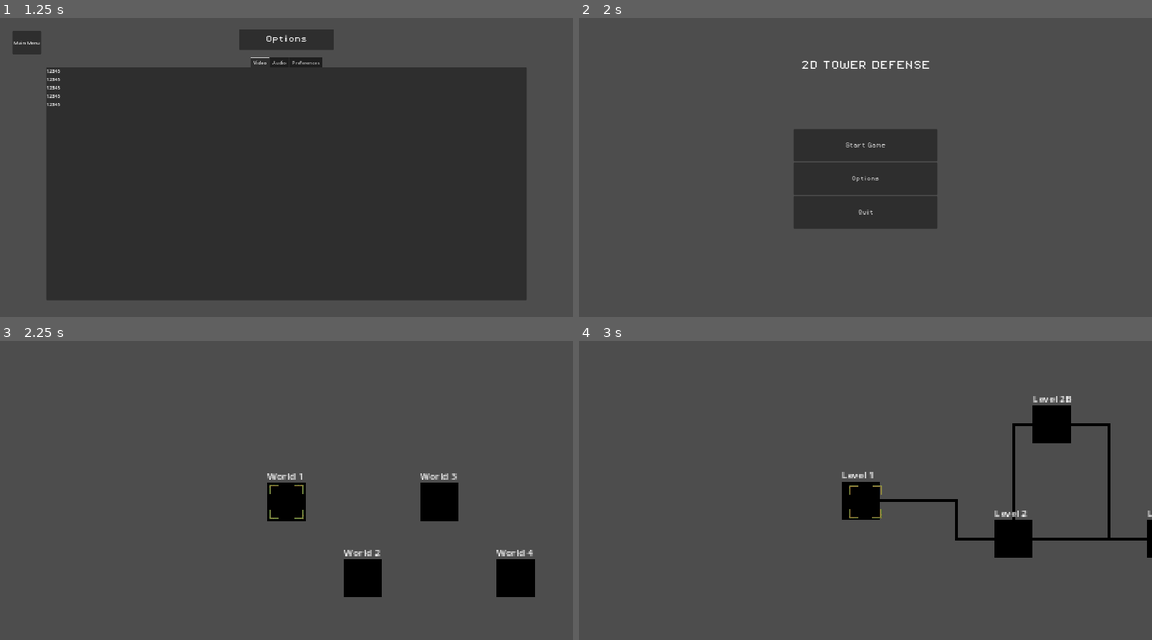
Above: before the commit, frames 1-4 (two rows, left to right).
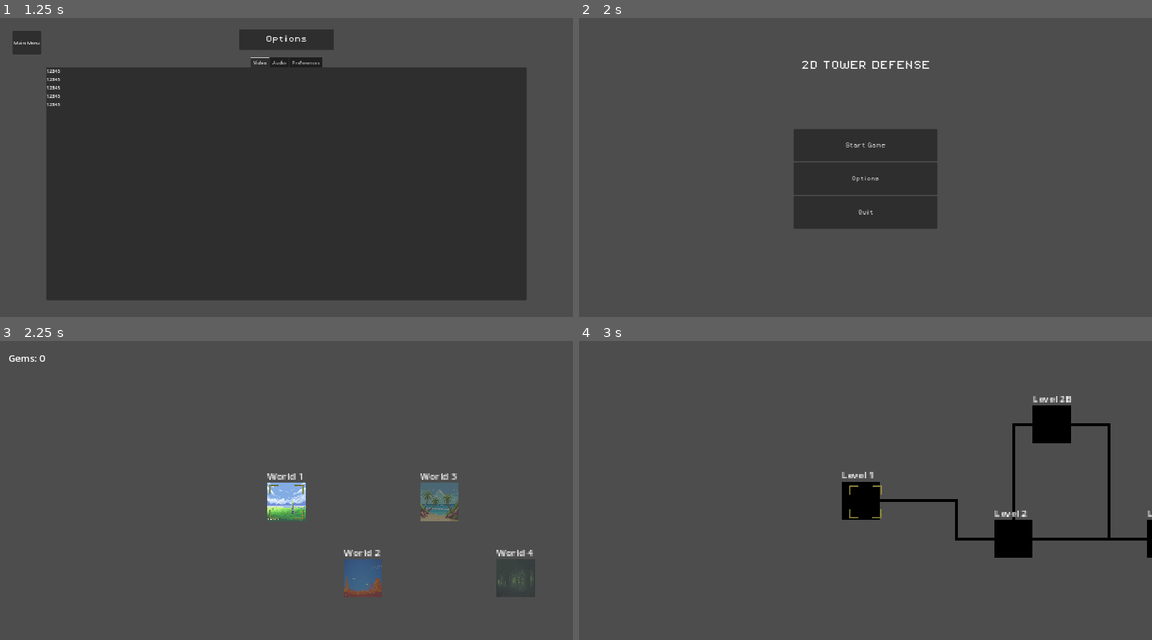
Above: after the commit, the same moments.

Repository: ConstantinBalan/2D_TowerDefense
Game: Godot game, scene res://Scenes/Levels/Menus/main_menu.tscn
The game is run twice, just before and just after one commit, with the same random seed, the same clock (stepped at 60 frames per second) and the same inputs.
Inputs (mouse positions are in pixels of both pictures, inside the frame that each line leads up to):
- Up to frame 1 (1.25 s): click "Options" at 0.5 s
- Up to frame 2 (2 s): click "Main Menu" at 1.25 s
- Up to frame 3 (2.25 s): click "Start Game" at 2 s
- Up to frame 4 (3 s): tap Enter (ui_accept) at 2.75 s; move the mouse to (991, 484) at 2.77 s; hold D (MoveRight) from 2.78 s (still down); hold Enter (ui_accept) from 2.78 s (still down); click (991, 484) at 2.92 s

Frames 1-2 are identical in both runs. In frame 3, 3.4% of the frame differs, in the area x 1-94%, y 4-86%; in frame 4, nothing differs.

Commit message:
Added world image placeholders, unlocked worlds

Diff:
--- a/Resources/game_state.gd
+++ b/Resources/game_state.gd
@@ -2,11 +2,11 @@
 class_name GameState
 
 @export var gems: int = 0
+@export var unlocked_worlds: Array[String] = ["Grass World"]
 @export var unlocked_levels: Array[String] = []
 @export var tower_levels: Dictionary = {}
 @export var garden_decorations: Array[Dictionary] = []
 @export var level_states: Dictionary = {}
-var save_path = "user://playersave.save"
 
 func save(path: String) -> void:
 	ResourceSaver.save(self, path)
--- a/Scenes/Levels/Menus/world_select.tscn
+++ b/Scenes/Levels/Menus/world_select.tscn
@@ -1,12 +1,17 @@
-[gd_scene load_steps=6 format=3 uid="uid://c1mwon8qr4iao"]
+[gd_scene load_steps=11 format=3 uid="uid://c1mwon8qr4iao"]
 
 [ext_resource type="Script" path="res://Scripts/Menu Scripts/world_select.gd" id="1_jn3wr"]
 [ext_resource type="PackedScene" uid="uid://b8lds5yvplfi1" path="res://Scenes/UI/world_icon.tscn" id="2_jxunp"]
+[ext_resource type="Texture2D" uid="uid://bub7jb2ipsxb2" path="res://Assets/ronald-van-egdom-grasslandsstudy.jpg" id="3_5m5wn"]
 [ext_resource type="PackedScene" uid="uid://dvlgkt7nf66at" path="res://Scenes/UI/player_icon.tscn" id="3_gcebl"]
 [ext_resource type="PackedScene" uid="uid://nimifdsegjbx" path="res://Scenes/Levels/Menus/grass_level_select.tscn" id="3_goxki"]
 [ext_resource type="PackedScene" uid="uid://bo70k0t7co67s" path="res://Scenes/Levels/Menus/desert_level_select.tscn" id="4_kmsyu"]
+[ext_resource type="Texture2D" uid="uid://bn8g81ib48axr" path="res://Assets/8fa7126910307.5a212a61b74ce.jpg" id="5_chnr3"]
+[ext_resource type="Texture2D" uid="uid://b0x76lghptq83" path="res://Assets/360_F_594308303_U3dFns8dItGAPtWF5GuYdO8GkoGyHCST.jpg" id="7_taor3"]
+[ext_resource type="Texture2D" uid="uid://36rsl1wueh1b" path="res://Assets/pixel-forest-study-v0-rjq8tvxntq3c1.webp" id="8_obehe"]
+[ext_resource type="Texture2D" uid="uid://damgw4bfilotc" path="res://Assets/1000_F_173792623_516juhwjkCCZJ9OyesyH7hf7r9zsyH5u.jpg" id="9_y8esm"]
 
-[node name="WorldSelect" type="Control" node_paths=PackedStringArray("worlds")]
+[node name="WorldSelect" type="Control" node_paths=PackedStringArray("worlds", "playerIcon", "gemLabel")]
 layout_mode = 3
 anchors_preset = 15
 anchor_right = 1.0
@@ -14,37 +19,60 @@
 grow_horizontal = 2
 grow_vertical = 2
 script = ExtResource("1_jn3wr")
-worlds = [NodePath("WorldIcon"), NodePath("WorldIcon2"), NodePath("WorldIcon3"), NodePath("WorldIcon4"), NodePath("WorldIcon5")]
+worlds = [NodePath("GrassWorld"), NodePath("DesertWorld"), NodePath("BeachWorld"), NodePath("ForestWorld"), NodePath("MountainWorld")]
+playerIcon = NodePath("PlayerIcon")
+gemLabel = NodePath("CanvasLayer/GemsLabel")
 
-[node name="WorldIcon" parent="." instance=ExtResource("2_jxunp")]
+[node name="CanvasLayer" type="CanvasLayer" parent="."]
+
+[node name="GemsLabel" type="Label" parent="CanvasLayer"]
+unique_name_in_owner = true
+offset_left = 28.0
+offset_top = 36.0
+offset_right = 125.0
+offset_bottom = 81.0
+theme_override_font_sizes/font_size = 32
+text = "Gems:"
+
+[node name="GrassWorld" parent="." instance=ExtResource("2_jxunp")]
+world_name = "Grass World"
+world_preview = ExtResource("3_5m5wn")
 level_select_packed = ExtResource("3_goxki")
 
-[node name="WorldIcon2" parent="." instance=ExtResource("2_jxunp")]
+[node name="DesertWorld" parent="." instance=ExtResource("2_jxunp")]
 offset_left = 128.0
 offset_top = 128.0
 offset_right = 192.0
 offset_bottom = 192.0
 world_index = 2
+world_name = "Desert World"
+world_preview = ExtResource("5_chnr3")
 level_select_packed = ExtResource("4_kmsyu")
 
-[node name="WorldIcon3" parent="." instance=ExtResource("2_jxunp")]
+[node name="BeachWorld" parent="." instance=ExtResource("2_jxunp")]
 offset_left = 256.0
 offset_right = 320.0
 world_index = 3
+world_name = "Beach World"
+world_preview = ExtResource("7_taor3")
 level_select_packed = ExtResource("3_goxki")
 
-[node name="WorldIcon4" parent="." instance=ExtResource("2_jxunp")]
+[node name="ForestWorld" parent="." instance=ExtResource("2_jxunp")]
 offset_left = 384.0
 offset_top = 128.0
 offset_right = 448.0
 offset_bottom = 192.0
 world_index = 4
+world_name = "Forest World"
+world_preview = ExtResource("8_obehe")
 level_select_packed = ExtResource("3_goxki")
 
-[node name="WorldIcon5" parent="." instance=ExtResource("2_jxunp")]
+[node name="MountainWorld" parent="." instance=ExtResource("2_jxunp")]
 offset_left = 512.0
 offset_right = 576.0
 world_index = 5
+world_name = "Mountain World"
+world_preview = ExtResource("9_y8esm")
 level_select_packed = ExtResource("3_goxki")
 
 [node name="PlayerIcon" parent="." instance=ExtResource("3_gcebl")]
@@ -52,9 +80,3 @@
 [node name="Camera2D" type="Camera2D" parent="PlayerIcon"]
 position = Vector2(32, 32)
 zoom = Vector2(2, 2)
-
-[node name="GemsLabel" type="Label" parent="."]
-unique_name_in_owner = true
-layout_mode = 0
-offset_right = 40.0
-offset_bottom = 23.0
--- a/Scenes/UI/world_icon.tscn
+++ b/Scenes/UI/world_icon.tscn
@@ -1,14 +1,6 @@
-[gd_scene load_steps=4 format=3 uid="uid://b8lds5yvplfi1"]
+[gd_scene load_steps=2 format=3 uid="uid://b8lds5yvplfi1"]
 
 [ext_resource type="Script" path="res://Scripts/Menu Scripts/world_icon.gd" id="1_b3hjp"]
-
-[sub_resource type="Gradient" id="Gradient_p1e51"]
-offsets = PackedFloat32Array(0)
-colors = PackedColorArray(0, 0, 0, 1)
-
-[sub_resource type="GradientTexture2D" id="GradientTexture2D_6jhgt"]
-gradient = SubResource("Gradient_p1e51")
-fill_from = Vector2(1, 0)
 
 [node name="WorldIcon" type="Control"]
 layout_mode = 3
@@ -25,8 +17,9 @@
 offset_bottom = -1.0
 text = "World 1"
 
-[node name="TextureRect" type="TextureRect" parent="."]
+[node name="WorldImage" type="TextureRect" parent="."]
+unique_name_in_owner = true
 layout_mode = 0
 offset_right = 64.0
 offset_bottom = 64.0
-texture = SubResource("GradientTexture2D_6jhgt")
+expand_mode = 1
--- a/Scripts/Autoloaded Scripts/game_manager.gd
+++ b/Scripts/Autoloaded Scripts/game_manager.gd
@@ -20,6 +20,12 @@
 	if level_name not in game_state.unlocked_levels:
 		game_state.unlocked_levels.append(level_name)
 		game_state.get_or_create_level_state(level_name)
+		save_game()
+
+func unlock_world(world_name: String) -> void:
+	if world_name not in game_state.unlocked_worlds:
+		game_state.unlocked_worlds.append(world_name)
+		print("Saving " + str(world_name))
 		save_game()
 
 func upgrade_tower(tower_type: String, level: int) -> void:
--- a/Scripts/Menu Scripts/world_icon.gd
+++ b/Scripts/Menu Scripts/world_icon.gd
@@ -2,12 +2,19 @@
 extends Control
 
 @export var world_index : int = 1
-@export var level_select_packed : PackedScene = load("res://Scenes/Levels/Menus/grass_level_select.tscn")
+@export var world_name : String = ""
+@export var world_preview : CompressedTexture2D
+@export var level_select_packed : PackedScene
 @onready var level_select_scene : LevelSelect = level_select_packed.instantiate()
+@onready var world_image = %WorldImage
 
 func _ready():
 	$Label.text = "World " + str(world_index)
-
+	if world_name not in GameManager.game_state.unlocked_worlds:
+		print(world_name + " not in game")
+		world_image.self_modulate = Color(Color.GRAY, 0.5)
+	if world_preview:
+		world_image.texture = world_preview
 
 func _process(delta) -> void:
 	if Engine.is_editor_hint():
--- a/Scripts/Menu Scripts/world_select.gd
+++ b/Scripts/Menu Scripts/world_select.gd
@@ -1,17 +1,20 @@
 extends Control
 
 @export var worlds : Array[Control] = []
+@export var playerIcon : Node2D
+@export var gemLabel : Label
 var current_world : int = 0
 var move_tween : Tween
 
 func _ready():
-	#update_ui()
-	$PlayerIcon.global_position = worlds[current_world].global_position
+	print(GameManager.game_state.unlocked_worlds)
+	update_ui()
+	playerIcon.global_position = worlds[current_world].global_position
+	print(worlds)
 
 func _input(event):
 	if move_tween and move_tween.is_running():
 		return
-
 	if event.is_action_pressed("MoveLeft") and current_world > 0:
 		current_world -= 1
 		print(current_world)
@@ -21,18 +24,20 @@
 		print(current_world)
 		tween_icon()
 	if event.is_action_pressed("ui_accept"):
-		if worlds[current_world].level_select_scene:
+		if worlds[current_world].level_select_scene and worlds[current_world].world_name in GameManager.game_state.unlocked_worlds:
 			worlds[current_world].level_select_scene.parent_world_select = self
 			get_tree().get_root().add_child(worlds[current_world].level_select_scene)
 			get_tree().current_scene = worlds[current_world].level_select_scene
 			get_tree().get_root().remove_child(self)
+		else:
+			print("World not unlocked")
 
 func tween_icon():
 	move_tween = get_tree().create_tween()
-	move_tween.tween_property($PlayerIcon, "global_position", worlds[current_world].global_position, 0.7).set_trans(Tween.TRANS_SINE)
+	move_tween.tween_property(playerIcon, "global_position", worlds[current_world].global_position, 0.7).set_trans(Tween.TRANS_SINE)
 
 func update_ui():
-	%GemsLabel.text = "Gems: " + str(GameManager.game_state.gems)
+	gemLabel.text = "Gems: " + str(GameManager.game_state.gems)
 
 	#for level in ["1", "1B", "2", "3"]:
 	#	var button = get_node("Level" + level + "Button")
Binary file added: Assets/1000_F_173792623_516juhwjkCCZJ9OyesyH7hf7r9zsyH5u.jpg
Not shown, added: Assets/1000_F_173792623_516juhwjkCCZJ9OyesyH7hf7r9zsyH5u.jpg.import
Binary file added: Assets/360_F_594308303_U3dFns8dItGAPtWF5GuYdO8GkoGyHCST.jpg
Not shown, added: Assets/360_F_594308303_U3dFns8dItGAPtWF5GuYdO8GkoGyHCST.jpg.import
Binary file added: Assets/8fa7126910307.5a212a61b74ce.jpg
Not shown, added: Assets/8fa7126910307.5a212a61b74ce.jpg.import
Binary file added: Assets/pixel-forest-study-v0-rjq8tvxntq3c1.webp
Not shown, added: Assets/pixel-forest-study-v0-rjq8tvxntq3c1.webp.import
Binary file added: Assets/ronald-van-egdom-grasslandsstudy.jpg
Not shown, added: Assets/ronald-van-egdom-grasslandsstudy.jpg.import
